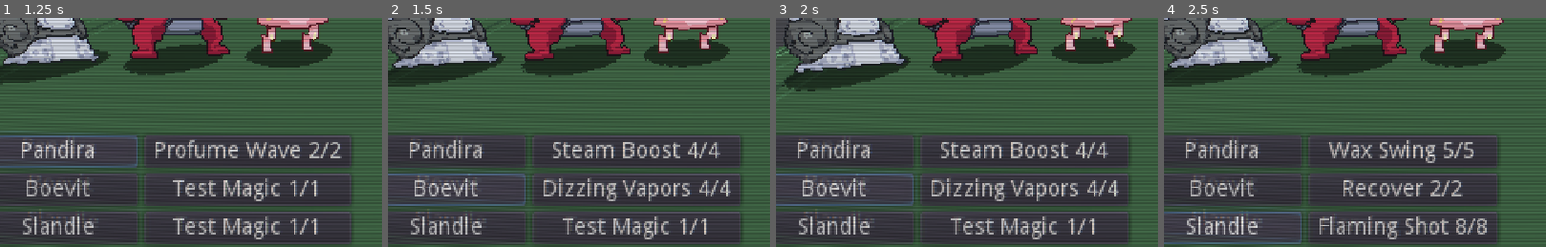
Above: before the commit, frames 1-4 (left to right).
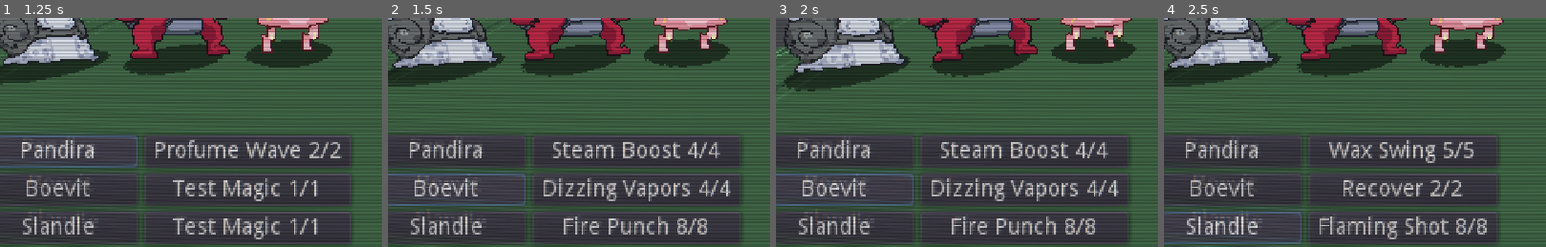
Above: after the commit, the same moments.

Repository: Hairic95/Yolky-RPG
Game: Godot game, scene res://Src/Scenes/BattleScene.tscn
Two runs of this game, one before a commit and one after it. Both use one fixed random seed, a clock stepped at 60 frames per second and the inputs below.
Inputs:
- Up to frame 1 (1.25 s): click "Pandira" at 0.5 s
- Up to frame 2 (1.5 s): click "Boevit" at 1.25 s
- Up to frame 3 (2 s): no input
- Up to frame 4 (2.5 s): click "Slandle" at 2 s
The pictures show only the part of the screen within x 4-54%, y 47-97%; the shares and areas given below are measured in that part.

Frame 1 is identical in both runs. In frame 2, 1.6% of the frame differs, in the area x 45-84%, y 86-97%; in frame 3, 1.6%; in frame 4, nothing differs.

Commit message:
moved Action.gd, hidden ko critter from targets

Diff:
--- a/Data/Actions.json
+++ b/Data/Actions.json
@@ -110,6 +110,15 @@
 			}
 		]
 	},
+	"fire_punch" :
+	{
+		"name": "Fire Punch",
+		"action_type": "damage",
+		"stat": "physical",
+		"uses": 8,
+		"power": 70,
+		"target": "enemy_single"
+	},
 	"test_magic" :
 	{
 		"name" : "Test Magic",
--- a/Data/Critters.json
+++ b/Data/Critters.json
@@ -53,7 +53,7 @@
 		[
 			"steam_boost",
 			"dizzing_vapors",
-			"test_magic"
+			"fire_punch"
 		]
 	},
 	"vhrab" :
--- a/Src/Resources/Player.gd
+++ b/Src/Resources/Player.gd
@@ -34,7 +34,11 @@
 		if critter.can_act:
 			possible_attackers.append(critter)
 	var chosen_critter = possible_attackers[randi()%possible_attackers.size()]
-	var choose_action = chosen_critter.actions[randi()%chosen_critter.actions.size()]
+	var possible_actions = []
+	for action in chosen_critter.actions:
+		if action.current_uses > 0:
+			possible_actions.append(action)
+	var chosen_action = possible_actions[randi()%possible_actions.size()]
 	var possible_targets = []
 	for critter in opponent_critters:
 		if !critter.is_ko:
@@ -43,4 +47,4 @@
 
 	yield(get_tree().create_timer(0.3), "timeout")
 
-	BattleTurnHandler.emit_signal("ai_action_chosen", chosen_critter, choose_action, chosen_targets)
+	BattleTurnHandler.emit_signal("ai_action_chosen", chosen_critter, chosen_action, chosen_targets)
--- a/Src/Scenes/BattleScene.gd
+++ b/Src/Scenes/BattleScene.gd
@@ -200,19 +200,24 @@
 		"ally_all":
 			for c in $Critters.get_children():
 				if c.player_owner == critter.player_owner:
-					targets.append(c)
+					if !c.is_ko:
+						targets.append(c)
 		"enemy_all":
 			for c in $Critters.get_children():
 				if c.player_owner != critter.player_owner:
-					targets.append(c)
+					if !c.is_ko:
+						targets.append(c)
 	# single target
 	if action.target.ends_with("single") || action.target == "self":
 		for target in targets:
 			var new_target_button = Button.new()
 			new_target_button.text = target.critter_name
 			new_target_button.connect("pressed", self, "execute_action", [critter, action, [target]])
-			new_target_button.connect("mouse_entered", self, "show_target_selected", [[target]])
-			new_target_button.connect("mouse_exited", self, "hide_target_selected", [[target]])
+			if target.is_ko:
+				new_target_button.disabled = true
+			else:
+				new_target_button.connect("mouse_entered", self, "show_target_selected", [[target]])
+				new_target_button.connect("mouse_exited", self, "hide_target_selected", [[target]])
 			$UI/ActionMenu/Targets.add_child(new_target_button)
 	elif action.target.ends_with("all"):
 		var new_target_button = Button.new()
--- a/project.godot
+++ b/project.godot
@@ -12,37 +12,7 @@
 "base": "Reference",
 "class": "Action",
 "language": "GDScript",
-"path": "res://Src/Entities/Action.gd"
-}, {
-"base": "Reference",
-"class": "AnimaEasing",
-"language": "GDScript",
-"path": "res://addons/anima/core/easings.gd"
-}, {
-"base": "Reference",
-"class": "AnimaGrid",
-"language": "GDScript",
-"path": "res://addons/anima/core/grid.gd"
-}, {
-"base": "Node",
-"class": "AnimaNode",
-"language": "GDScript",
-"path": "res://addons/anima/core/node.gd"
-}, {
-"base": "Reference",
-"class": "AnimaNodesProperties",
-"language": "GDScript",
-"path": "res://addons/anima/utils/node_properties.gd"
-}, {
-"base": "Reference",
-"class": "AnimaStrings",
-"language": "GDScript",
-"path": "res://addons/anima/utils/strings.gd"
-}, {
-"base": "Tween",
-"class": "AnimaTween",
-"language": "GDScript",
-"path": "res://addons/anima/core/tween.gd"
+"path": "res://Src/Resources/Action.gd"
 }, {
 "base": "Spatial",
 "class": "BattleCritter",
@@ -66,12 +36,6 @@
 } ]
 _global_script_class_icons={
 "Action": "",
-"AnimaEasing": "",
-"AnimaGrid": "",
-"AnimaNode": "",
-"AnimaNodesProperties": "",
-"AnimaStrings": "",
-"AnimaTween": "",
 "BattleCritter": "",
 "MapNode": "",
 "Model": "",
Renamed: Src/Entities/Action.gd -> Src/Resources/Action.gd
